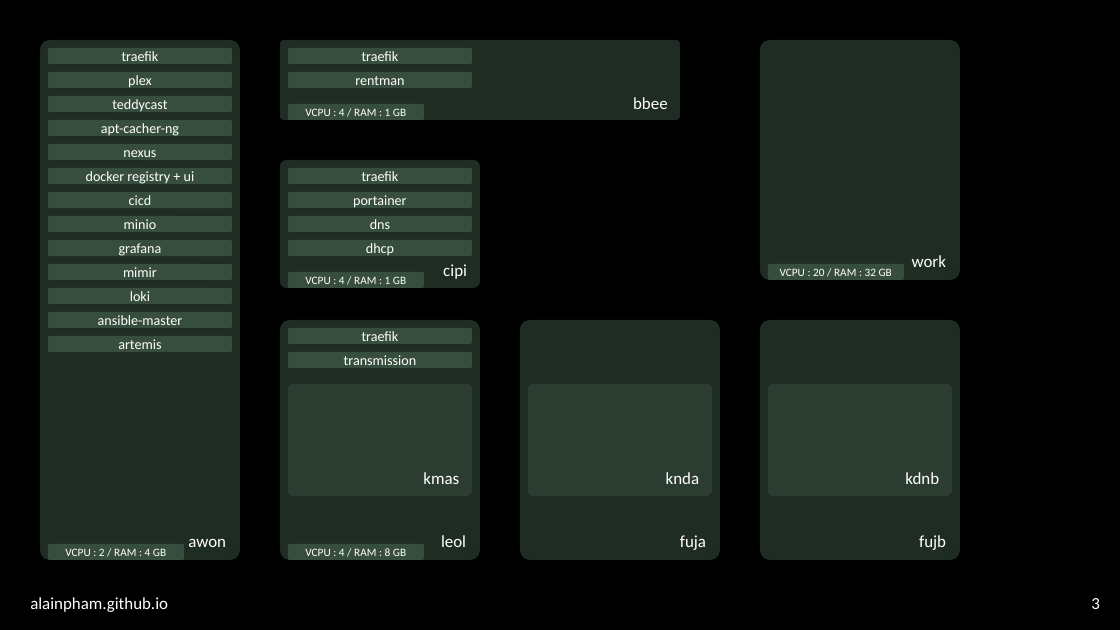
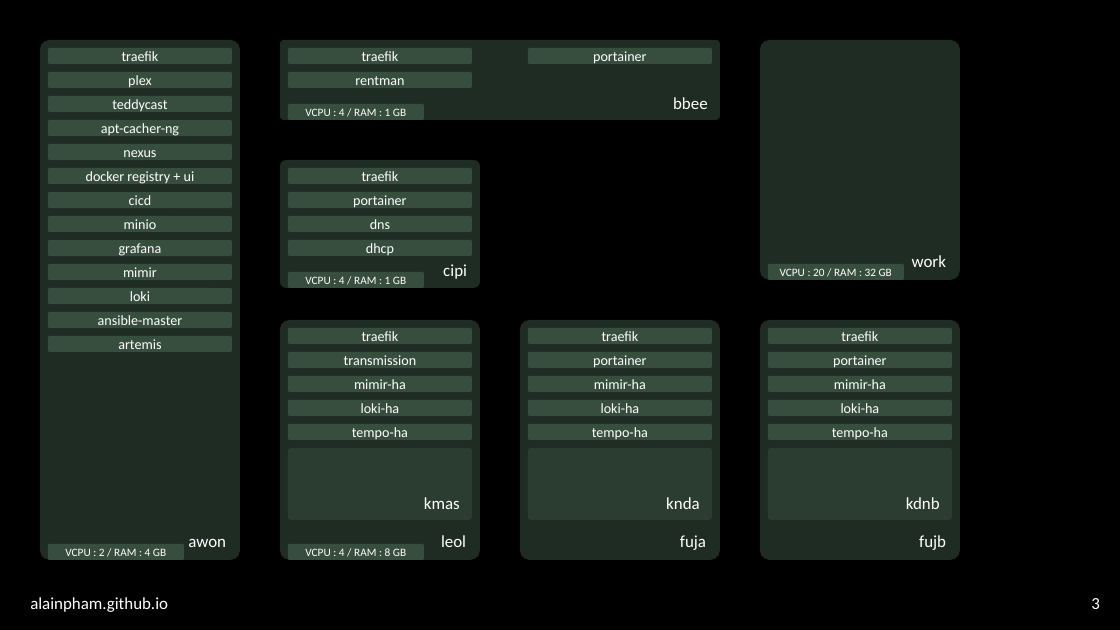
Before and after one commit to alainpham/home-lab, a slide deck: slide 3 of assets/slides.odp. Drawn at 1120x630 pixels with LibreOffice and Linux fonts; fonts in the diff are those of the drawing; background and template pictures are left out. Boxes give left, top, right and bottom in pixels: in the first picture for what was removed or moved away, otherwise in the second. Text is boxed around its words. In the diff, an @@ line names an element or a change of style, - is before the commit and + after.

```diff
--- a/assets/slides.odp
+++ b/assets/slides.odp
@@ rounded rectangle "bbee": place and size @@
-rounded rectangle "bbee" at <box>281,40,681,120</box>
+rounded rectangle "bbee" at <box>281,40,721,120</box>
@@ rounded rectangle added at <box>528,48,712,64</box>, fill #374D3D, 10 pt, text #FFFFFF @@
+portainer
@@ rounded rectangle added at <box>528,328,712,345</box>, fill #374D3D, 10 pt, text #FFFFFF @@
+traefik
@@ rounded rectangle added at <box>768,328,952,345</box>, fill #374D3D, 10 pt, text #FFFFFF @@
+traefik
@@ rounded rectangle added at <box>528,352,712,368</box>, fill #374D3D, 10 pt, text #FFFFFF @@
+portainer
@@ rounded rectangle added at <box>768,352,952,368</box>, fill #374D3D, 10 pt, text #FFFFFF @@
+portainer
@@ rounded rectangle added at <box>288,376,472,392</box>, fill #374D3D, 10 pt, text #FFFFFF @@
+mimir-ha
@@ rounded rectangle added at <box>528,376,712,392</box>, fill #374D3D, 10 pt, text #FFFFFF @@
+mimir-ha
@@ rounded rectangle added at <box>768,376,952,392</box>, fill #374D3D, 10 pt, text #FFFFFF @@
+mimir-ha
@@ rounded rectangle added at <box>288,400,472,417</box>, fill #374D3D, 10 pt, text #FFFFFF @@
+loki-ha
@@ rounded rectangle added at <box>528,400,712,417</box>, fill #374D3D, 10 pt, text #FFFFFF @@
+loki-ha
@@ rounded rectangle added at <box>768,400,952,417</box>, fill #374D3D, 10 pt, text #FFFFFF @@
+loki-ha
@@ rounded rectangle "kmas": place and size @@
-rounded rectangle "kmas" at <box>288,384,472,496</box>
+rounded rectangle "kmas" at <box>288,448,472,520</box>
@@ rounded rectangle added at <box>288,424,472,440</box>, fill #374D3D, 10 pt, text #FFFFFF @@
+tempo-ha
@@ rounded rectangle "knda": place and size @@
-rounded rectangle "knda" at <box>528,384,712,496</box>
+rounded rectangle "knda" at <box>528,448,712,520</box>
@@ rounded rectangle added at <box>528,424,712,440</box>, fill #374D3D, 10 pt, text #FFFFFF @@
+tempo-ha
@@ rounded rectangle "kdnb": place and size @@
-rounded rectangle "kdnb" at <box>768,384,952,496</box>
+rounded rectangle "kdnb" at <box>768,448,952,520</box>
@@ rounded rectangle added at <box>768,424,952,440</box>, fill #374D3D, 10 pt, text #FFFFFF @@
+tempo-ha
```
Also in this commit, not shown: 5 other files.
